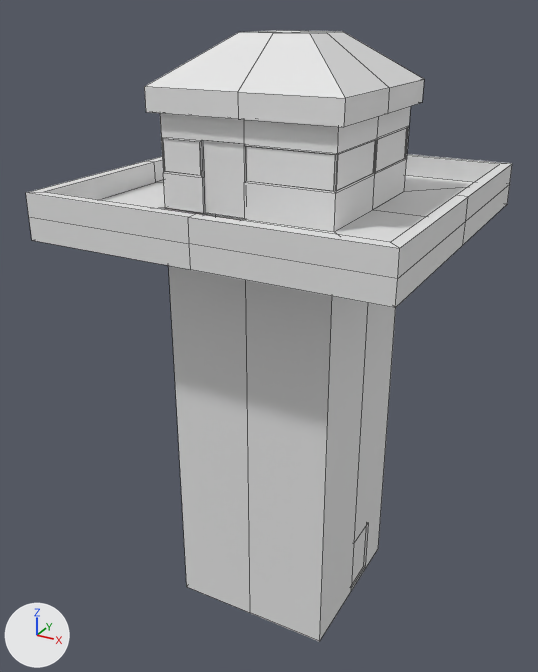
A saved change to the FBX model Models/PROPS/STRUCTURES/WATCH_TOWER/WATCH_TOWER.fbx.
One viewpoint serves both versions: a 50 mm camera at (30.5, -59.5, 57.8) aimed at (-1.7, -0.8, 28.4). Every picture has the same lights, and +X, +Y and +Z are marked at lower left. Mesh edges are drawn as thin lines. Where no turn or scale is listed for an object, it has been applied to the vertices. Vertices at the same position are counted once.
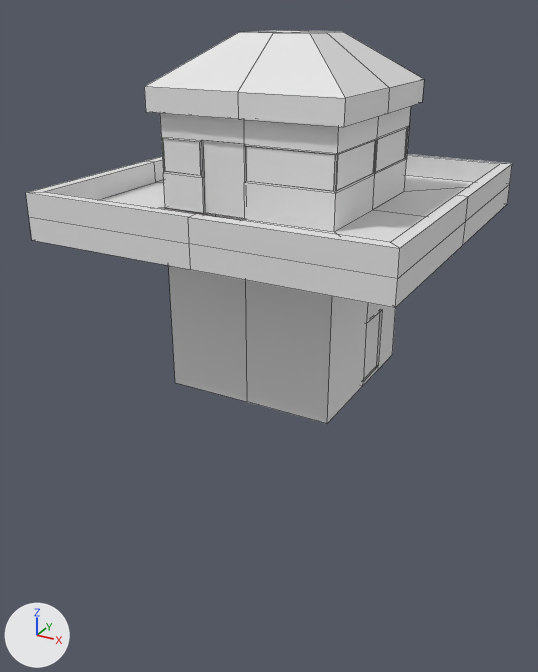
The newer file is also turned or shifted as a whole; pictures and numbers use the older file's frame.

What changed in the scene script:
```text
Change me_cube_002:
    where me_cube_002.from_pydata(...)  # 196 vertices, 188 faces; spans x -16.0..16.0, y -16.0..16.0, z 0.0..56.0
    used by ob_cube_017; location = (0.0, 0.0, 0.0)
    me_cube_002 part 1: all 18 vertices in x -8.0..8.0, y -8.0..8.0, z 0.0..6.4 are moved by (0.0, 0.0, 25.0)
```

Location of each change, (x1, y1, x2, y2) in pixels of the pictures (538 x 672 px; the box of a moved part takes in the faces that stretch with it):
'Cube.017', reshaped (36% shorter): before (26, 30, 512, 642); after (26, 30, 512, 424)
part 1 of me_cube_002, moved or reshaped: before (169, 214, 396, 642); after (169, 214, 396, 424)
